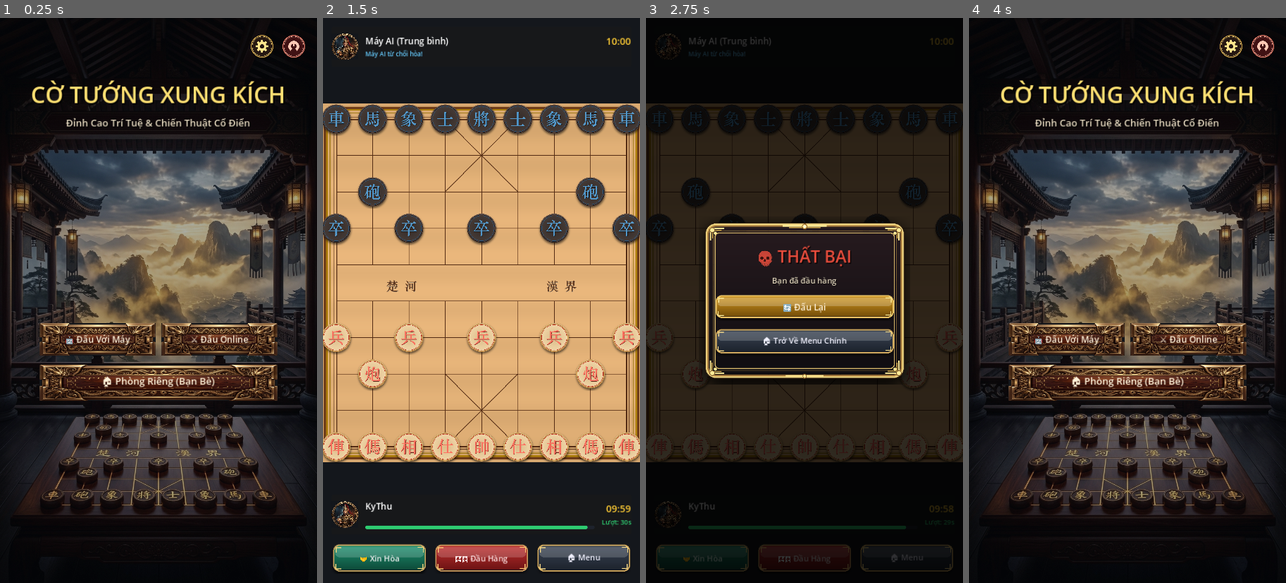
Above: before the commit, frames 1-4 (left to right).
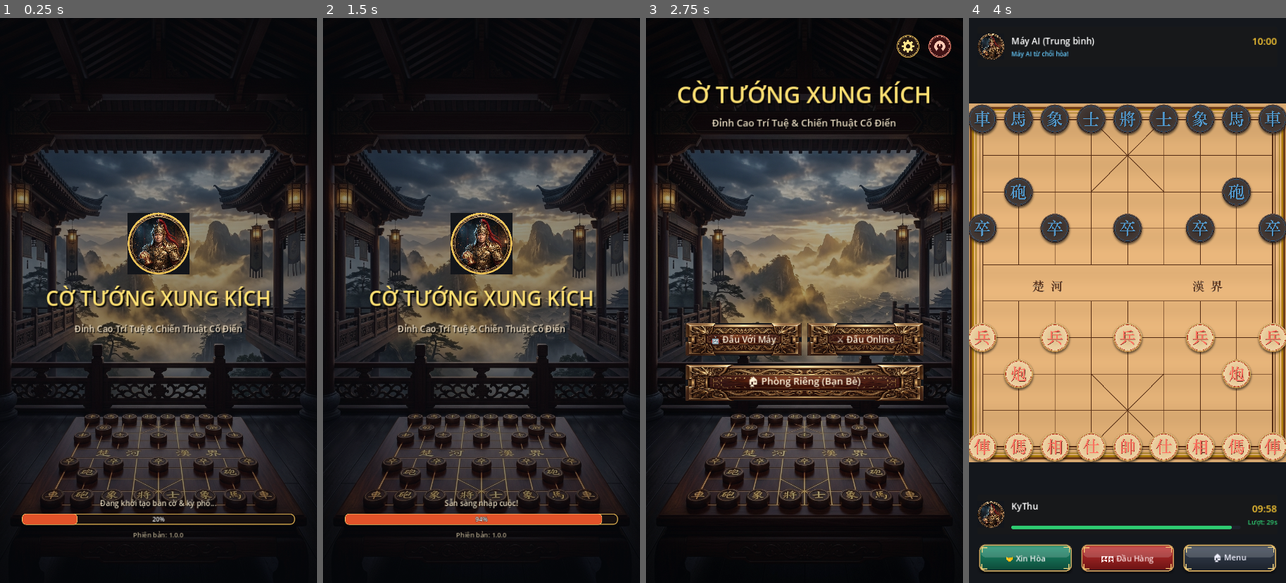
Above: after the commit, the same moments.

Repository: nguyenkhanhduy3455/CoTuongPro
Game: Godot game, scene res://scenes/LoadingScreen.tscn
The game is run twice, just before and just after one commit, with the same random seed, the same clock (stepped at 60 frames per second) and the same inputs. Before the commit the project starts from res://scenes/Main.tscn.
Inputs (mouse positions are in pixels of both pictures, inside the frame that each line leads up to):
- Up to frame 1 (0.25 s): no input
- Up to frame 2 (1.5 s): click (421, 340) at 0.5 s, where only the run before the commit has a clickable "🤖 Đấu Với Máy"; click (380, 560) at 1.25 s, where only the run before the commit has a clickable "🤝 Xin Hòa"
- Up to frame 3 (2.75 s): click (804, 560) at 2 s, where only the run before the commit has a clickable "🏳️ Đầu Hàng"
- Up to frame 4 (4 s): click (1067, 340) at 2.75 s, where only the run after the commit has a clickable "🤖 Đấu Với Máy"; click (1026, 560) at 3.5 s, where only the run after the commit has a clickable "🤝 Xin Hòa"

The runs differ from the first frame. In frame 1, 15% of the frame differs, in the area x 6-97%, y 3-92%; in frame 2, 73%; in frame 3, 54%; in frame 4, 74%, in the area x 0-100%, y 2-98%.

Commit message:
feat: them man hinh loading voi logo, thanh progress bar va thong tin phien ban 1.0.0 thay the splash godot

Diff:
--- a/Game/project.godot
+++ b/Game/project.godot
@@ -9,9 +9,10 @@
 config/name="Cờ Tướng Xung Kích"
 config/description="Production-ready responsive 2D Chinese Chess (Xiangqi / Cờ Tướng Xung Kích) game client for mobile & desktop."
 config/version="1.0.0"
-run/main_scene="res://scenes/Main.tscn"
+run/main_scene="res://scenes/LoadingScreen.tscn"
 config/features=PackedStringArray("4.3", "GL Compatibility")
-boot_splash/bg_color=Color(0.0862745, 0.0901961, 0.109804, 1)
+boot_splash/bg_color=Color(0.04, 0.05, 0.08, 1)
+boot_splash/show_image=false
 config/icon="res://icon.png"
 
 [autoload]
--- /dev/null
+++ b/Game/scenes/LoadingScreen.tscn
@@ -0,0 +1,185 @@
+[gd_scene load_steps=7 format=3 uid="uid://c5v8q2m1w9k4r"]
+
+[ext_resource type="Script" path="res://scripts/ui/loading_screen.gd" id="1_ld8k2"]
+[ext_resource type="Texture2D" uid="uid://b8v7y4d6w2k1m" path="res://assets/sprites/menu_bg.jpg" id="2_bg"]
+[ext_resource type="Texture2D" path="res://assets/sprites/general_avatar.png" id="3_avatar"]
+
+[sub_resource type="StyleBoxFlat" id="StyleBoxFlat_bg"]
+bg_color = Color(0.1, 0.07, 0.06, 0.85)
+border_width_left = 2
+border_width_top = 2
+border_width_right = 2
+border_width_bottom = 2
+border_color = Color(0.83, 0.66, 0.3, 1)
+corner_radius_top_left = 10
+corner_radius_top_right = 10
+corner_radius_bottom_right = 10
+corner_radius_bottom_left = 10
+
+[sub_resource type="StyleBoxFlat" id="StyleBoxFlat_fill"]
+bg_color = Color(0.88, 0.32, 0.16, 1)
+border_width_left = 1
+border_width_top = 1
+border_width_right = 1
+border_width_bottom = 1
+border_color = Color(1, 0.85, 0.45, 1)
+corner_radius_top_left = 8
+corner_radius_top_right = 8
+corner_radius_bottom_right = 8
+corner_radius_bottom_left = 8
+
+[sub_resource type="StyleBoxFlat" id="StyleBoxFlat_avatar_ring"]
+bg_color = Color(0, 0, 0, 0)
+border_width_left = 4
+border_width_top = 4
+border_width_right = 4
+border_width_bottom = 4
+border_color = Color(0.95, 0.78, 0.35, 1)
+corner_radius_top_left = 70
+corner_radius_top_right = 70
+corner_radius_bottom_right = 70
+corner_radius_bottom_left = 70
+
+[node name="LoadingScreen" type="Control"]
+layout_mode = 3
+anchors_preset = 15
+anchor_right = 1.0
+anchor_bottom = 1.0
+grow_horizontal = 2
+grow_vertical = 2
+script = ExtResource("1_ld8k2")
+
+[node name="Background" type="TextureRect" parent="."]
+layout_mode = 1
+anchors_preset = 15
+anchor_right = 1.0
+anchor_bottom = 1.0
+grow_horizontal = 2
+grow_vertical = 2
+texture = ExtResource("2_bg")
+expand_mode = 1
+stretch_mode = 6
+
+[node name="OverlayTint" type="ColorRect" parent="."]
+layout_mode = 1
+anchors_preset = 15
+anchor_right = 1.0
+anchor_bottom = 1.0
+grow_horizontal = 2
+grow_vertical = 2
+color = Color(0.04, 0.05, 0.08, 0.45)
+
+[node name="CenterContainer" type="VBoxContainer" parent="."]
+layout_mode = 1
+anchors_preset = 8
+anchor_left = 0.5
+anchor_top = 0.5
+anchor_right = 0.5
+anchor_bottom = 0.5
+offset_left = -280.0
+offset_top = -260.0
+offset_right = 280.0
+offset_bottom = 140.0
+grow_horizontal = 2
+grow_vertical = 2
+theme_override_constants/separation = 22
+alignment = 1
+
+[node name="AvatarFrame" type="Control" parent="CenterContainer"]
+custom_minimum_size = Vector2(140, 140)
+layout_mode = 2
+size_flags_horizontal = 4
+
+[node name="AvatarImage" type="TextureRect" parent="CenterContainer/AvatarFrame"]
+layout_mode = 1
+anchors_preset = 15
+anchor_right = 1.0
+anchor_bottom = 1.0
+grow_horizontal = 2
+grow_vertical = 2
+texture = ExtResource("3_avatar")
+expand_mode = 1
+stretch_mode = 6
+
+[node name="Ring" type="Panel" parent="CenterContainer/AvatarFrame"]
+layout_mode = 1
+anchors_preset = 15
+anchor_right = 1.0
+anchor_bottom = 1.0
+grow_horizontal = 2
+grow_vertical = 2
+theme_override_styles/panel = SubResource("StyleBoxFlat_avatar_ring")
+
+[node name="Title" type="Label" parent="CenterContainer"]
+layout_mode = 2
+theme_override_colors/font_color = Color(1, 0.88, 0.45, 1)
+theme_override_colors/font_shadow_color = Color(0, 0, 0, 0.9)
+theme_override_constants/shadow_offset_x = 3
+theme_override_constants/shadow_offset_y = 3
+theme_override_font_sizes/font_size = 46
+text = "CỜ TƯỚNG XUNG KÍCH"
+horizontal_alignment = 1
+
+[node name="Subtitle" type="Label" parent="CenterContainer"]
+layout_mode = 2
+theme_override_colors/font_color = Color(0.92, 0.86, 0.76, 1)
+theme_override_colors/font_shadow_color = Color(0, 0, 0, 0.8)
+theme_override_constants/shadow_offset_x = 2
+theme_override_constants/shadow_offset_y = 2
+theme_override_font_sizes/font_size = 20
+text = "Đỉnh Cao Trí Tuệ & Chiến Thuật Cổ Điển"
+horizontal_alignment = 1
+
+[node name="BottomContainer" type="VBoxContainer" parent="."]
+layout_mode = 1
+anchors_preset = 12
+anchor_top = 1.0
+anchor_right = 1.0
+anchor_bottom = 1.0
+offset_left = 50.0
+offset_top = -240.0
+offset_right = -50.0
+offset_bottom = -50.0
+grow_horizontal = 2
+grow_vertical = 0
+theme_override_constants/separation = 12
+alignment = 1
+
+[node name="StatusLabel" type="Label" parent="BottomContainer"]
+layout_mode = 2
+theme_override_colors/font_color = Color(0.9, 0.85, 0.75, 1)
+theme_override_colors/font_shadow_color = Color(0, 0, 0, 0.8)
+theme_override_constants/shadow_offset_x = 1
+theme_override_constants/shadow_offset_y = 1
+theme_override_font_sizes/font_size = 17
+text = "Đang tải tài nguyên trận đấu..."
+horizontal_alignment = 1
+
+[node name="ProgressBar" type="ProgressBar" parent="BottomContainer"]
+custom_minimum_size = Vector2(0, 24)
+layout_mode = 2
+theme_override_colors/font_color = Color(1, 1, 1, 1)
+theme_override_colors/font_outline_color = Color(0, 0, 0, 1)
+theme_override_constants/outline_size = 2
+theme_override_font_sizes/font_size = 14
+theme_override_styles/background = SubResource("StyleBoxFlat_bg")
+theme_override_styles/fill = SubResource("StyleBoxFlat_fill")
+value = 15.0
+
+[node name="VersionLabel" type="Label" parent="BottomContainer"]
+layout_mode = 2
+theme_override_colors/font_color = Color(0.7, 0.65, 0.55, 1)
+theme_override_colors/font_shadow_color = Color(0, 0, 0, 0.8)
+theme_override_font_sizes/font_size = 15
+text = "Phiên bản: 1.0.0"
+horizontal_alignment = 1
+
+[node name="FadeOverlay" type="ColorRect" parent="."]
+visible = false
+layout_mode = 1
+anchors_preset = 15
+anchor_right = 1.0
+anchor_bottom = 1.0
+grow_horizontal = 2
+grow_vertical = 2
+color = Color(0, 0, 0, 0)
--- /dev/null
+++ b/Game/scripts/ui/loading_screen.gd
@@ -0,0 +1,54 @@
+class_name LoadingScreen
+extends Control
+
+@onready var status_label: Label = $BottomContainer/StatusLabel
+@onready var progress_bar: ProgressBar = $BottomContainer/ProgressBar
+@onready var version_label: Label = $BottomContainer/VersionLabel
+@onready var fade_overlay: ColorRect = $FadeOverlay
+
+var target_progress: float = 0.0
+var current_progress: float = 0.0
+var stage: int = 0
+
+const STAGES: Array[Dictionary] = [
+	{"progress": 25.0, "status": "Đang khởi tạo bàn cờ & kỳ phổ..."},
+	{"progress": 60.0, "status": "Đang nạp âm thanh & hiệu ứng chiến trận..."},
+	{"progress": 85.0, "status": "Đang đồng bộ cấu hình kỳ thủ..."},
+	{"progress": 100.0, "status": "Sẵn sàng nhập cuộc!"}
+]
+
+func _ready() -> void:
+	version_label.text = "Phiên bản: 1.0.0"
+	progress_bar.value = 0.0
+	status_label.text = "Đang chuẩn bị tài nguyên trò chơi..."
+	_start_loading_sequence()
+
+func _start_loading_sequence() -> void:
+	var tween := create_tween()
+	# Step 1: 0 -> 25% (0.4s)
+	tween.tween_callback(func(): status_label.text = STAGES[0]["status"])
+	tween.tween_property(progress_bar, "value", STAGES[0]["progress"], 0.45).set_trans(Tween.TRANS_QUAD).set_ease(Tween.EASE_OUT)
+
+	# Step 2: 25 -> 60% (0.5s)
+	tween.tween_callback(func(): status_label.text = STAGES[1]["status"])
+	tween.tween_property(progress_bar, "value", STAGES[1]["progress"], 0.5).set_trans(Tween.TRANS_QUAD).set_ease(Tween.EASE_OUT)
+
+	# Step 3: 60 -> 85% (0.4s)
+	tween.tween_callback(func(): status_label.text = STAGES[2]["status"])
+	tween.tween_property(progress_bar, "value", STAGES[2]["progress"], 0.4).set_trans(Tween.TRANS_QUAD).set_ease(Tween.EASE_OUT)
+
+	# Step 4: 85 -> 100% (0.4s)
+	tween.tween_callback(func(): status_label.text = STAGES[3]["status"])
+	tween.tween_property(progress_bar, "value", STAGES[3]["progress"], 0.4).set_trans(Tween.TRANS_QUAD).set_ease(Tween.EASE_OUT)
+
+	# Small delay at 100% then transition
+	tween.tween_interval(0.25)
+	tween.tween_callback(_transition_to_main_game)
+
+func _transition_to_main_game() -> void:
+	fade_overlay.visible = true
+	var fade_tween := create_tween()
+	fade_tween.tween_property(fade_overlay, "color:a", 1.0, 0.35)
+	fade_tween.tween_callback(func():
+		get_tree().change_scene_to_file("res://scenes/Main.tscn")
+	)
Not shown, added: Game/scripts/ui/loading_screen.gd.uid
